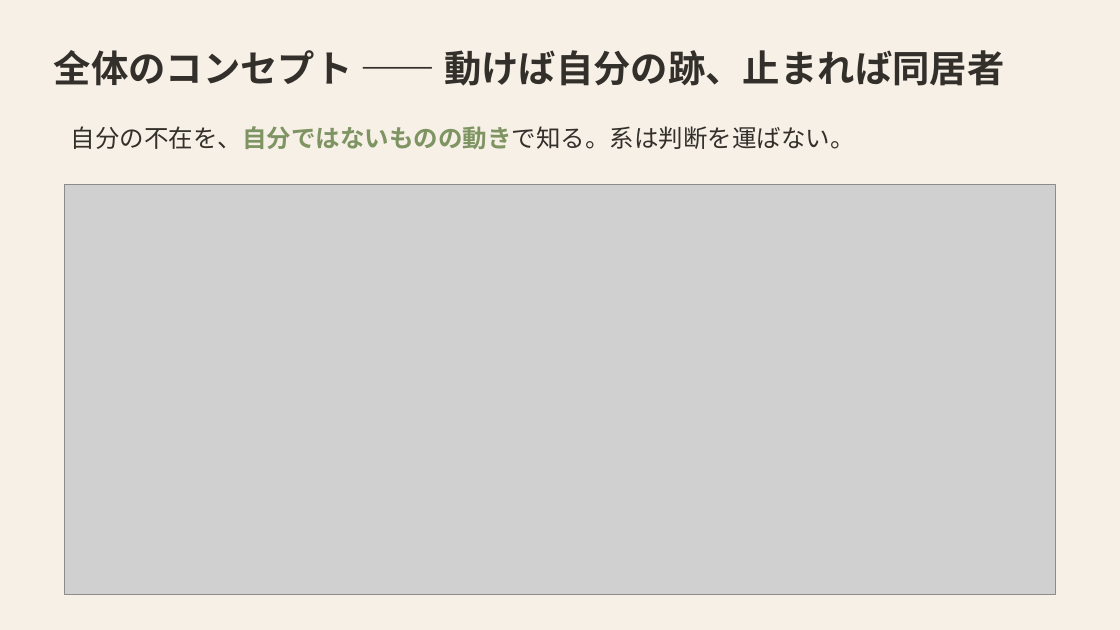
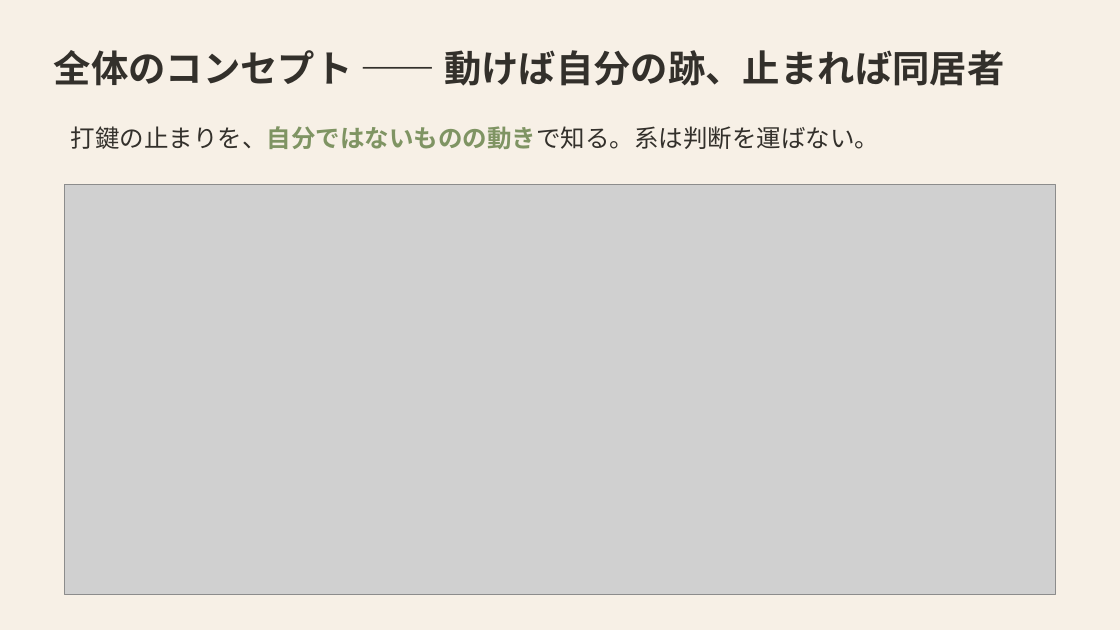
Before and after one commit to mikotomiura/GSE-prototype, a slide deck: slide 5 of docs/slides/project-overview/GSE_handmark_design.pptx. Drawn at 1120x630 pixels with LibreOffice and Linux fonts; fonts in the diff are those of the drawing; grey boxes stand for pictures. Boxes give left, top, right and bottom in pixels: in the first picture for what was removed or moved away, otherwise in the second. Text is boxed around its words. In the diff, an @@ line names an element or a change of style, - is before the commit and + after.

```diff
--- a/docs/slides/project-overview/GSE_handmark_design.pptx
+++ b/docs/slides/project-overview/GSE_handmark_design.pptx
@@ text at (71, 126, 880, 149): text changed @@
-自分の不在を、自分ではないものの動きで知る。系は判断を運ばない。
+打鍵の止まりを、自分ではないものの動きで知る。系は判断を運ばない。
```
Also in this commit, not shown: 6 other slides changed, 8 other files.
